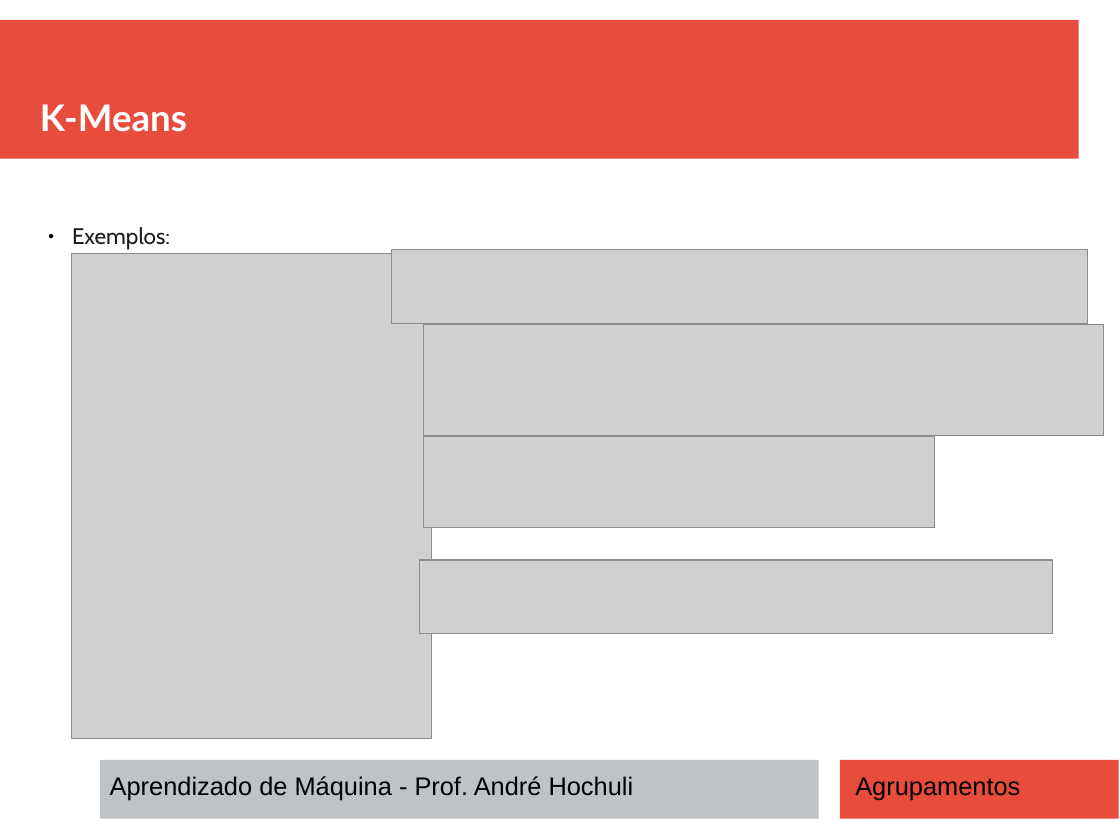
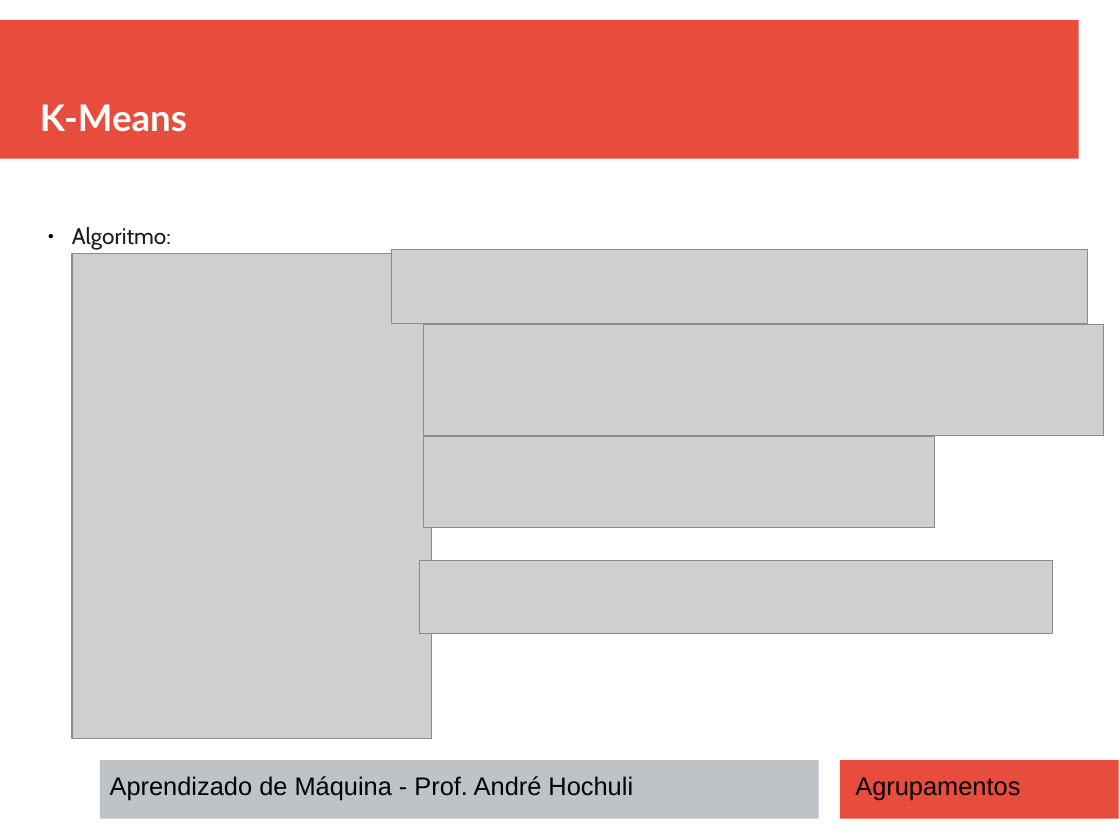
Before and after one commit to andrehochuli/teaching, a slide deck: slide 9 of AprendizadoMaquina/Tópico 03 - Aprendizado Não Supervisionado/Tópico 03 - Aprendizado - Não Supervisionado.pptx (slide 8 before the commit). Drawn at 1120x840 pixels with LibreOffice and Linux fonts; fonts in the diff are those of the drawing; grey boxes stand for pictures. Boxes give left, top, right and bottom in pixels: in the first picture for what was removed or moved away, otherwise in the second. Text is boxed around its words. In the diff, an @@ line names an element or a change of style, - is before the commit and + after.

```diff
--- a/AprendizadoMaquina/Tópico 03 - Aprendizado Não Supervisionado/Tópico 03 - Aprendizado - Não Supervisionado.pptx
+++ b/AprendizadoMaquina/Tópico 03 - Aprendizado Não Supervisionado/Tópico 03 - Aprendizado - Não Supervisionado.pptx
@@ text at (72,227,171,250): text changed @@
-● Exemplos:
+● Algoritmo:
```
Also in this commit, not shown: 5 other slides changed, 5 other files.
